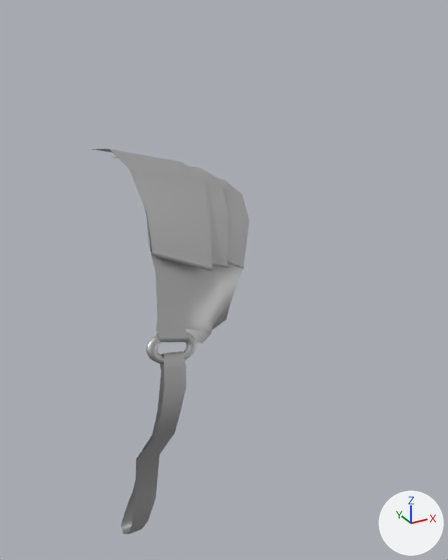
One commit to the FBX model Assets/Assets/Character/shoulder_piece.fbx: the scene before it, then after it.
Camera for both pictures: a camera (50 mm lens) standing at (-0.296, -0.664, 0.342) and looking at (0.087, 0.031, -0.006). Lighting does not change. The marker at lower right points along +X, +Y and +Z. The first picture is the older version. Where no turn or scale is listed for an object, it has been applied to the vertices.
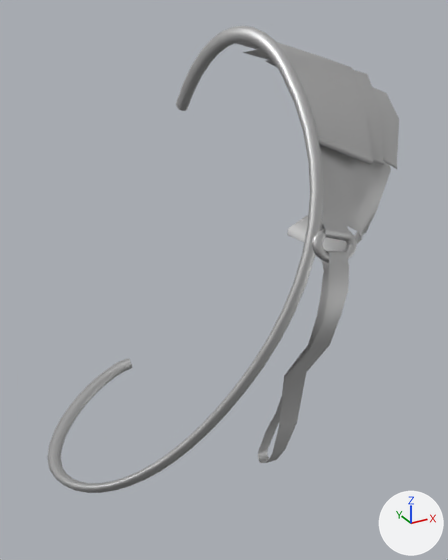
Changed parts and their boxes (x1, y1, x2, y2) in the pictures (448 x 560 px; the box of a moved part takes in the faces that stretch with it):
'Plane.008', reshaped (123% wider, 21% taller)
    before: (92, 149, 249, 534)
    after: (47, 26, 399, 493)
part 1 of me_plane_017, moved or reshaped
    before: (144, 207, 243, 344)
    after: (287, 144, 391, 251)
part 2 of me_plane_017, moved or reshaped
    before: (92, 149, 212, 271)
    after: (236, 42, 373, 165)
part 3 of me_plane_017, moved or reshaped
    before: (113, 157, 228, 268)
    after: (243, 49, 384, 165)
part 4 of me_plane_017, moved or reshaped
    before: (220, 179, 249, 269)
    after: (266, 60, 399, 169)
part 5 of me_plane_017, moved or reshaped
    before: (146, 332, 197, 364)
    after: (312, 227, 357, 263)
part 6 of me_plane_017, moved or reshaped
    before: (121, 351, 186, 534)
    after: (258, 251, 349, 463)
part 7 of me_plane_017, added
    after: (47, 26, 324, 493)

What changed in the scene script:
```text
Change me_plane_017:
    used by ob_plane_008; location = (0.0, 0.0, 0.0)
    remove me_plane_017.from_pydata(...)  # 742 vertices, 666 faces; spans x -0.097..0.166, y -0.054..0.229, z -0.374..0.163
    add me_plane_017.from_pydata(...)  # 1330 vertices, 1242 faces; spans x -0.184..0.324, y -0.169..0.209, z -0.226..0.321
    me_plane_017 part 1: the loose piece of 72 vertices spanning x -0.04..0.151, y -0.03..0.184, z -0.12..0.14 is moved by (0.158, -0.114, 0.149)
    me_plane_017 part 2: the loose piece of 16 vertices spanning x -0.03..0.093, y 0.011..0.22, z 0.02..0.163 is moved by (0.158, -0.114, 0.149)
    me_plane_017 part 3: the loose piece of 16 vertices spanning x -0.016..0.127, y 0.025..0.229, z 0.013..0.146 is moved by (0.158, -0.114, 0.149)
    me_plane_017 part 4: the loose piece of 16 vertices spanning x 0.016..0.166, y 0.032..0.228, z 0.004..0.134 is moved by (0.158, -0.114, 0.149)
    me_plane_017 part 5: the loose piece of 576 vertices spanning x -0.057..0.019, y -0.036..-0.01, z -0.079..-0.033 is moved by (0.158, -0.114, 0.149)
    me_plane_017 part 6: the loose piece of 46 vertices spanning x -0.097..-0.005, y -0.054..0.023, z -0.374..-0.06 is moved by (0.158, -0.114, 0.149)
    me_plane_017 part 7: a new loose piece of 588 vertices spanning x -0.184..0.15, y -0.156..0.209, z -0.226..0.321, in mat_defaultmaterial (light grey #cbcbcb)
```
